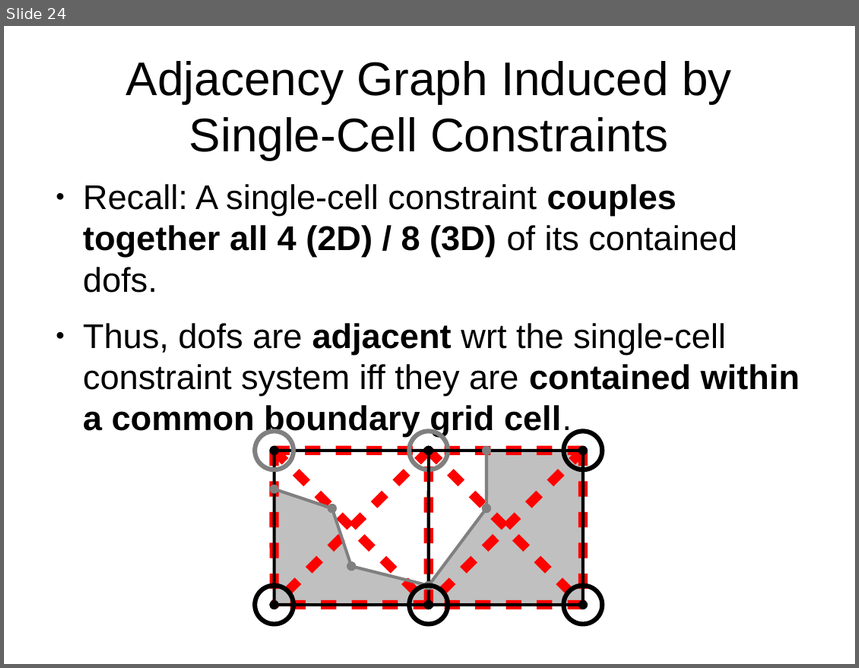
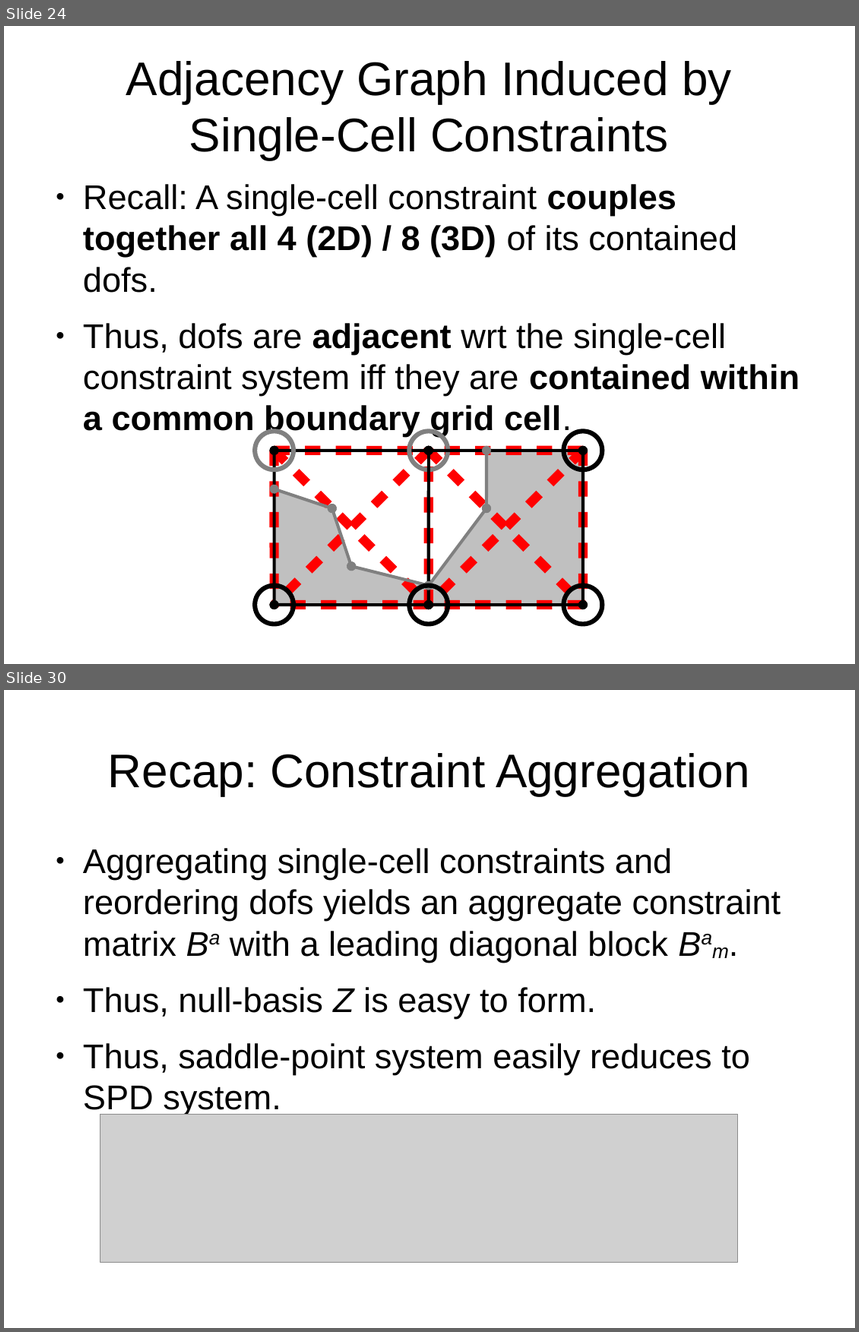
Before and after one commit to jhellrung/documents, a slide deck: presentations/sandia.2011.11.08/slides.odp. Shown one above the other, each under a label of ours: slide 24 before the commit, slides 24 and 30 after it; the slides between them are not shown. The pictures are 859x668 and 859x1332 pixels, drawn with LibreOffice and Linux fonts; fonts in the diff are those of the drawing; grey boxes stand for pictures. Boxes give left, top, right and bottom in pixels: in the first picture for what was removed or moved away, otherwise in the second. Text is boxed around its words. In the diff, an @@ line names an element or a change of style, - is before the commit and + after.

Commit message:
up to slide 30

```diff
--- a/presentations/sandia.2011.11.08/slides.odp
+++ b/presentations/sandia.2011.11.08/slides.odp
@@ slide 30 added at box(4, 690, 855, 1328), background #FFFFFF @@
@@ title added at box(108, 753, 750, 796), 44 pt, text #000000 @@
+Recap: Constraint Aggregation
@@ text added at box(83, 848, 781, 1116), 32 pt, text #000000 @@
+● Aggregating single-cell constraints and reordering dofs yields an aggregate constraint matrix Ba with a leading diagonal block Bam.
+● Thus, null-basis Z is easy to form.
+● Thus, saddle-point system easily reduces to SPD system.
@@ picture added at box(101, 1115, 738, 1263) @@
```
Also in this commit, not shown: 3 slides changed, 3 other slides added.
